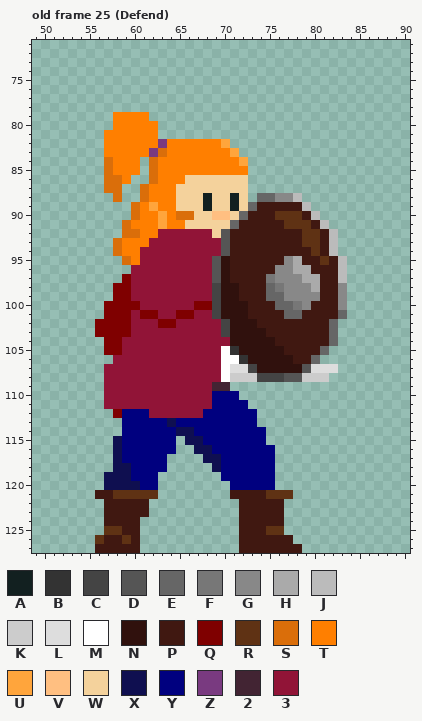
Pixel-art file, stored at Main Build/Art/Kell Cato Master Sprite.aseprite. Above, as it was before the edit.
128x128 pixels, 67 frames. Shown: old frame 25 (Defend): x 49..90, y 71..127. The commit also changed other frames, which this record leaves out.
Palette (. is transparent): A #122020  B #333333  C #444444  D #555555  E #666666  F #777777  G #888888  H #aaaaaa  J #bbbbbb  K #cccccc  L #dddddd  M #ffffff  N #30110d  P #401811  Q #7f0000  R #5f3214  S #da6e0a  T #ff7f00  U #ffa53c  V #ffbf81  W #f4d29c  X #0f0f50  Y #00007f  Z #793a80  2 #422433  3 #911437
Pixels before, old frame 25 (Defend), first column x 56:
 79 ..TTTT......................
 80 ..TTTTT.....................
 81 .TTTTTT.....................
 82 .TTTTTTZTTTTTTU.............
 83 .TTTTTZSTTTTTTTU............
 84 .STTT.STTTTTTTTTU...........
 85 .STTT.STTTTTTTTTT...........
 86 .SST..STTTWWWWWWW...........
 87 .SS..STTTWWWWWWWW...........
 88 ..S..STTTWWWAWWAW.EEGGJ.....
 89 ....STUTTWWWAWWAWEPPPPPJ....
 90 ....STTUTSSWWVVWEPPPRRRPJ...
 91 ...STTTUTTWWWWWEPPPPPRRRPJ..
 92 ...SSTT333333WDPPPPPPPPRRPJ.
 93 ..STTT33333333DPPPPPPPPRRPJ.
 94 ..STT333333333DPPPPPPPPPRPJ.
 95 ...ST33333333DNPPPPPPGHPPRPJ
 96 ....333333333DNPPPPPGGHHPPPJ
 97 ...Q333333333DNPPPPFGGGHHPPJ
 98 ..QQ333333333CNNPPPEFGGGHPPG
 99 ..QQ333333333CNNPPPEEGGGGPPG
100 .QQQQ333333QQCNNNPPPEEFGPPPG
101 .QQQ3QQ33QQ33CNNNPPPPEEPPPPE
102 QQQQ333QQ33333CNNNPPPPPPPPE.
103 QQQQ3333333333CNNNNPPPPPPPE.
104 .QQ333333333333NNNNNPPPPPPE.
105 .QQ33333333333MBNNNNNPPPPE..
106 ..333333333333MMBNNNNNPPE...
107 .3333333333333MLLCNNNNNDLLL.
108 .3333333333333MKKKCCCDDKKK..
109 .33333333333322.............
110 .333333333333YYY............
111 .333333333333YYYY...........
112 ..QYYY333333YYYYYY..........
113 ...YYYYYXYYYYYYYYY..........
114 ...YYYYYYXXYYYYYYYY.........
115 ..XYYYYYY.XXYYYYYYY.........
116 ..XYYYYYY..XXYYYYYYY........
117 ..XYYYYY....XXYYYYYY........
118 ..XXYYYY.....XYYYYYY........
119 .XXXYYY.......YYYYYY........
120 .XXXXYY........YYYYY........
121 PPRRRRR........PPPPRRR......
122 .PPPPP..........PPPPP.......
123 .PPPPP..........PPPPP.......
124 .PPPP...........PPPPP.......
125 .RRPP...........PPPRR.......
126 RPPRP...........PPPPPP......
127 PPPPP...........PPPPPPP.....
Once edited:
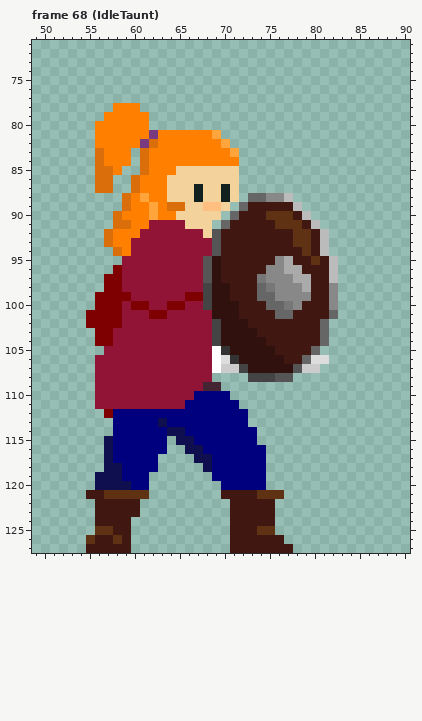
A new or re-ordered frame is compared with the old frame closest to it.
Diff:
frames 67 -> 90
Frame 68 (IdleTaunt) is new; against old frame 25 (Defend):
y 78: x 58..60 ... -> TTT
y 79: x 57 . -> T
y 80: x 56..57 .. -> TT; x 62 T -> .
y 81: x 56 . -> T; x 62..69 T....... -> ZTTTTTTU
y 82: x 56 . -> T; x 61..63 TTZ -> ZST
y 83: x 56 . -> S; x 60..63 TTZS -> .STT
y 84: x 56..57 .S -> ST; x 60..62 T.S -> .ST; x 72 U -> .
y 85: x 56 . -> S; x 59..62 TT.S -> ..ST; x 65..72 TTTTTTTT -> WWWWWWW.
y 86: x 56 . -> S; x 58..62 ST..S -> ..STT; x 64..65 TT -> WW; x 72 W -> .
y 87: x 56 . -> S; x 58 S -> .; x 60..61 .S -> ST; x 64 T -> W; x 67 W -> A; x 70 W -> A; x 72 W -> .
y 88: x 58..61 S..S -> .STU; x 64 T -> W; x 67..68 WA -> AW; x 70..73 WAW. -> AW.E; x 75 E -> G; x 77..78 GJ -> J.
y 89: x 59..60 .S -> ST; x 64..65 TW -> SS; x 68..69 AW -> VV; x 71..73 AWE -> .EP; x 78..79 PJ -> J.
y 90: x 58..60 ..S -> STT; x 62..63 TU -> UT; x 65..66 SS -> WW; x 69..72 VVWE -> W.EP; x 75 P -> R; x 78..80 RPJ -> PJ.
y 91: x 58 . -> S; x 62..65 TUTT -> 3333; x 69..71 WWE -> .EP; x 76 P -> R; x 79..81 RPJ -> PJ.
y 92: x 57..62 ..SSTT -> STTT33; x 68..70 3WD -> WDP; x 78 P -> R; x 80..82 RPJ -> PJ.
y 93: x 57..58 .S -> ST; x 60..61 TT -> 33; x 69..70 3D -> DP; x 78 P -> R; x 80..82 RPJ -> PJ.
y 94: x 60 T -> 3; x 69..70 3D -> DP; x 79..82 PRPJ -> RPJ.
y 95: x 59..60 ST -> 33; x 68..70 3DN -> DNP; x 76..78 PGH -> GHP; x 80..83 PRPJ -> RPJ.
y 96: x 58..59 .. -> Q3; x 68..70 3DN -> DNP; x 75 P -> G; x 77 G -> H; x 79 H -> P; x 82..83 PJ -> J.
y 97: x 57..59 ..Q -> QQ3; x 68..70 3DN -> DNP; x 74..75 PF -> FG; x 78 G -> H; x 80 H -> P; x 82..83 PJ -> J.
y 98: x 57 . -> Q; x 59 Q -> 3; x 68..69 3C -> CN; x 71 N -> P; x 74..76 PEF -> EFG; x 79..80 GH -> HP; x 82..83 PG -> G.
y 99: x 56..57 .. -> QQ; x 66..69 333C -> QQCN; x 71 N -> P; x 74 P -> E; x 76 E -> G; x 80 G -> P; x 82..83 PG -> G.
y 100: x 56 . -> Q; x 59 Q -> 3; x 61 3 -> Q; x 64..65 33 -> QQ; x 67..69 QQC -> 3CN; x 72 N -> P; x 75 P -> E; x 77..79 EFG -> FGP; x 82..83 PG -> G.
y 101: x 55..56 .. -> QQ; x 59 Q -> 3; x 61 Q -> 3; x 63 3 -> Q; x 65..66 QQ -> 33; x 69 C -> N; x 72 N -> P; x 76 P -> E; x 78 E -> P; x 82..83 PE -> E.
y 102: x 55 . -> Q; x 59 Q -> 3; x 63..64 QQ -> 33; x 69..70 3C -> CN; x 73 N -> P; x 81..82 PE -> E.
y 103: x 58..59 QQ -> 33; x 69..70 3C -> CN; x 74 N -> P; x 81..82 PE -> E.
y 104: x 56 . -> Q; x 58 Q -> 3; x 69..70 33 -> CN; x 75 N -> P; x 81..82 PE -> E.
y 105: x 57..58 QQ -> 33; x 69..71 3MB -> MBN; x 76 N -> P; x 80..81 PE -> E.
y 106: x 56..57 .. -> 33; x 69..72 3MMB -> MLBN; x 77 N -> P; x 79..81 PE. -> ELL
y 107: x 56 . -> 3; x 69..73 3MLLC -> MKKCN; x 78..82 NDLLL -> DKK..
y 108: x 56 . -> 3; x 69..73 3MKKK -> ....C; x 76 C -> D; x 78..81 DKKK -> ....
y 109: x 56 . -> 3; x 68 3 -> 2; x 70 2 -> .
y 110: x 56 . -> 3; x 67..68 33 -> YY; x 71 Y -> .
y 111: x 56 . -> 3; x 66..68 333 -> YYY; x 72 Y -> .
y 112: x 57..58 .Q -> QY; x 62..67 333333 -> YYYYYY; x 73 Y -> .
y 113: x 58 . -> Y; x 63..64 YX -> XY; x 73 Y -> .
y 114: x 58 . -> Y; x 64 Y -> X; x 66 X -> Y; x 74 Y -> .
y 115: x 57..58 .X -> XY; x 64..65 Y. -> .X; x 67 X -> Y; x 74 Y -> .
y 116: x 57..58 .X -> XY; x 64 Y -> .; x 66 . -> X; x 68 X -> Y; x 75 Y -> .
y 117: x 57..58 .X -> XY; x 63 Y -> .; x 67 . -> X; x 69 X -> Y; x 75 Y -> .
y 118: x 57 . -> X; x 59 X -> Y; x 63 Y -> .; x 68..69 .X -> XY; x 75 Y -> .
y 119: x 56 . -> X; x 59 X -> Y; x 62 Y -> .; x 69 . -> Y; x 75 Y -> .
y 120: x 56 . -> X; x 60 X -> Y; x 62 Y -> .; x 70 . -> Y; x 75 Y -> .
y 121: x 55 . -> P; x 57 P -> R; x 62 R -> .; x 70 . -> P; x 74 P -> R; x 77 R -> .
y 122..123: x 56 . -> P; x 61 P -> .; x 71 . -> P; x 76 P -> .
y 124: x 56 . -> P; x 60 P -> .; x 71 . -> P; x 76 P -> .
y 125: x 56 . -> R; x 58 R -> P; x 60 P -> .; x 71 . -> P; x 74 P -> R; x 76 R -> .
y 126: x 55..56 .R -> RP; x 58..60 PRP -> RP.; x 71 . -> P; x 77 P -> .
y 127: x 55 . -> P; x 60 P -> .; x 71 . -> P; x 78 P -> .
Boxes around the changes in both pictures, in picture pixels (x1, y1, x2, y2):
changed: (86, 103, 347, 553)
